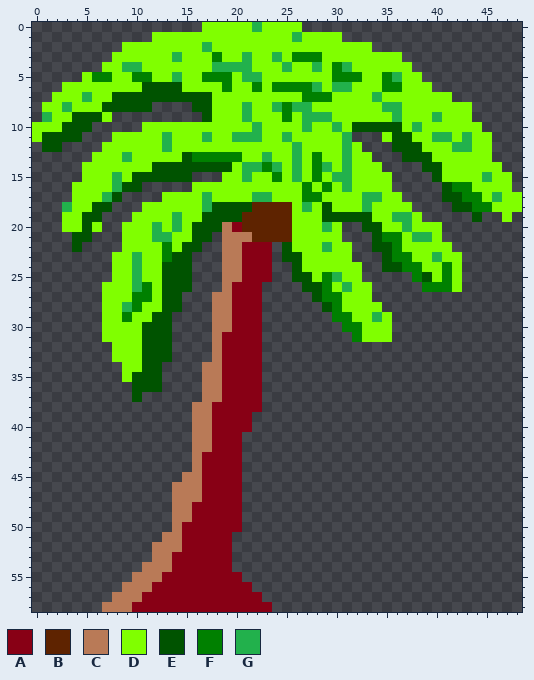
File history of a pixel-art sprite, images/palm.png. The first picture shows the starting point.
The file is 196x236 pixels, drawn in blocks of 4x4; one block is one cell here.
Palette (. is transparent): A #880015  B #5e2300  C #b97a57  D #80ff00  E #005300  F #008000  G #22b14c
The same view after the edit:
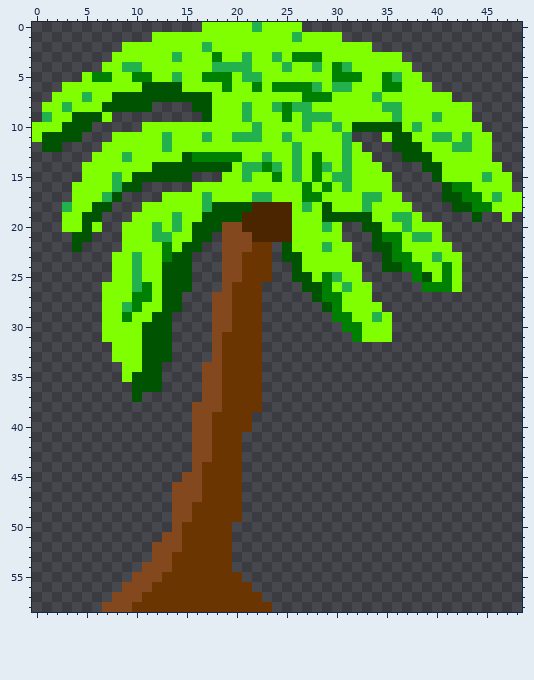
Diff:
@@ palette @@
-A #880015
+A #6a3500
-B #5e2300
+B #4a2500
-C #b97a57
+C #83481d
@@ x 18..23 @@
 19 EEEBBB
-20 ECABBB
+20 ECCBBB
 21 .CCCBB
-22 .CCAAA
+22 .CCCAA
 23 .CCAAA
@@ x 16..20 @@
 37 .CCAA
-38 CCAAA
+38 CCCAA
 39 CCAAA
@@ x 15..19 @@
 42 .CCAA
-43 .CAAA
+43 .CCAA
 44 .CAAA
@@ x 18..22 @@
 49 AAA..
-50 AAA..
+50 AA...
 51 AA...
Where, in picture pixels (left, top, right, bottom), the same in both pictures:
changed: (102, 202, 292, 612)
